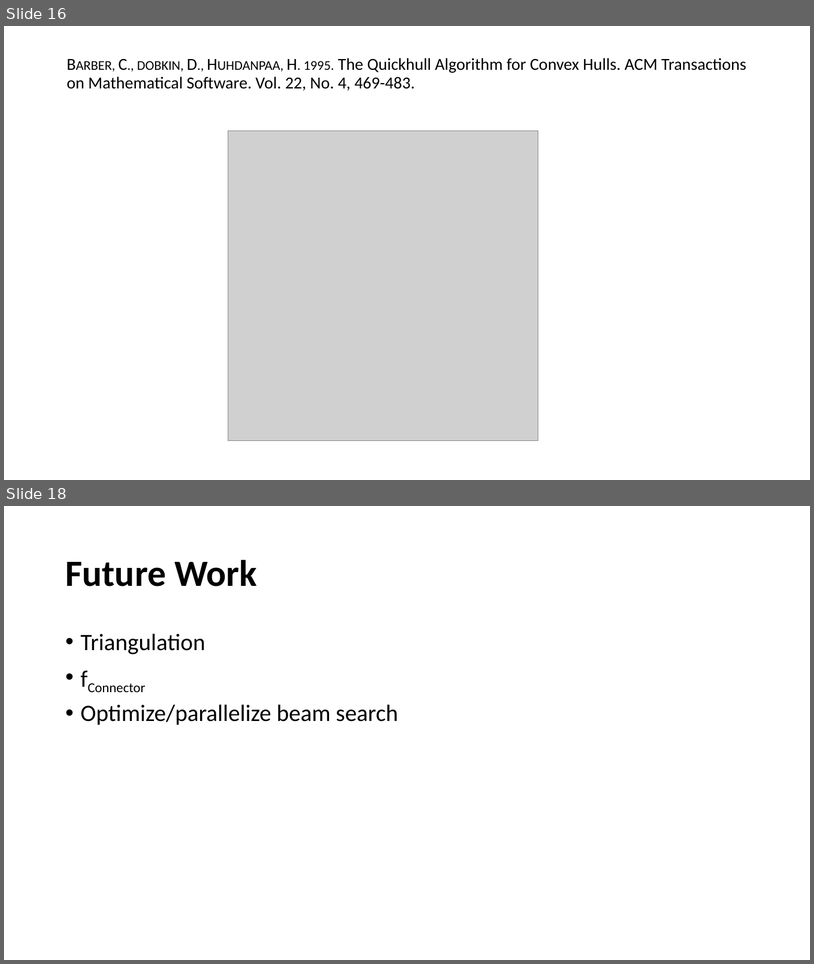
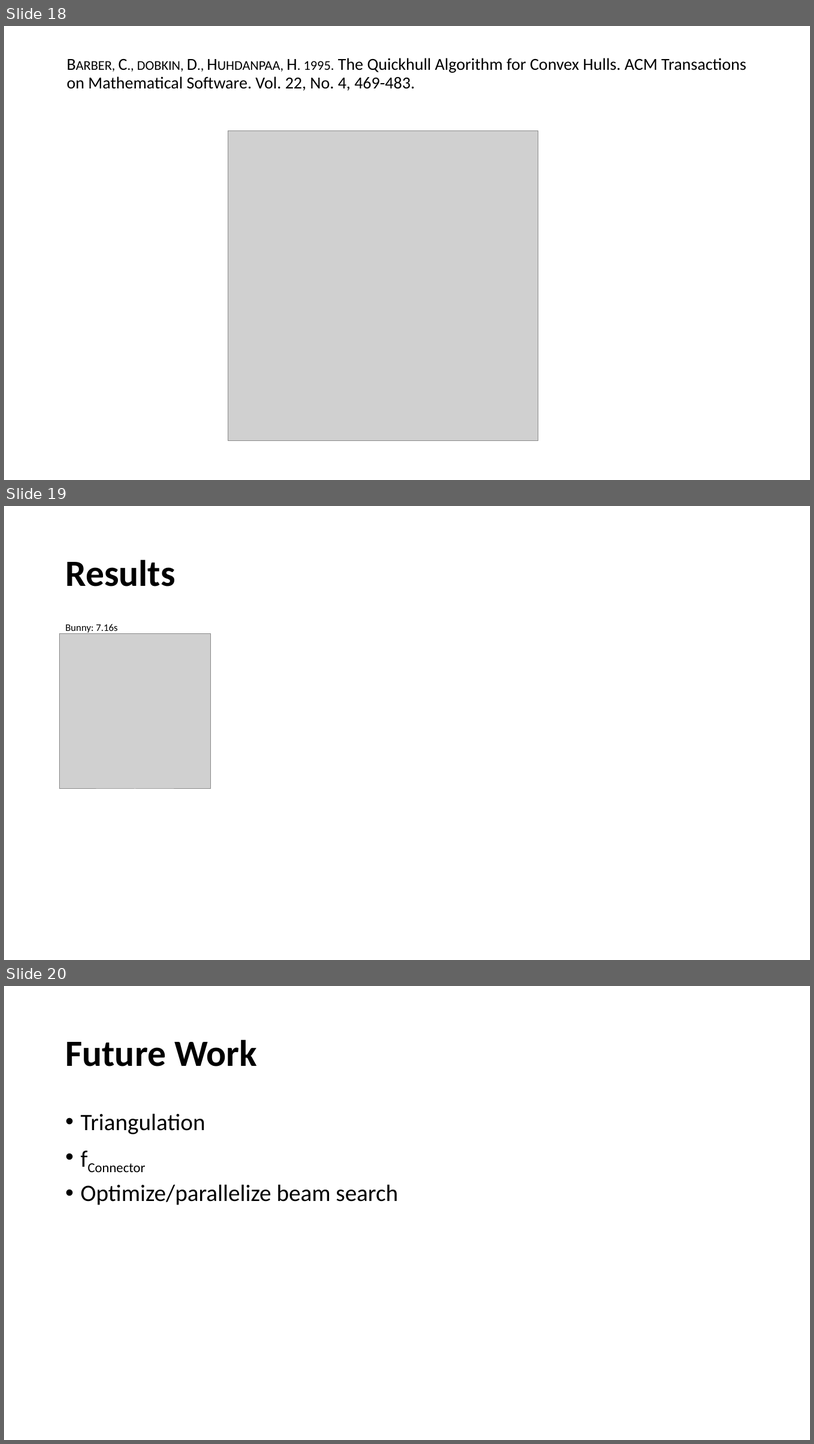
Before and after one commit to JasonKraft/acg_final, a slide deck: presentation/Presentation.pptx. Shown one above the other, each under a label of ours: slides 16 and 18 before the commit, slides 18, 19 and 20 after it; the slides between them are not shown. The pictures are 814x964 and 814x1444 pixels, drawn with LibreOffice and Linux fonts; fonts in the diff are those of the drawing; grey boxes stand for pictures. Boxes give left, top, right and bottom in pixels: in the first picture for what was removed or moved away, otherwise in the second. Text is boxed around its words. In the diff, an @@ line names an element or a change of style, - is before the commit and + after.

```diff
--- a/presentation/Presentation.pptx
+++ b/presentation/Presentation.pptx
@@ slide 19 added at [4,506,810,960], background #FFFFFF @@
@@ title added at [65,559,175,586], 44 pt, text #000000, bold @@
+Results
@@ text added at [65,624,117,633], 12 pt, text #000000 @@
+Bunny: 7.16s
@@ picture added at [60,634,211,789] @@
@@ what was slide 16 is now slide 18 @@
@@ what was slide 18 is now slide 20 @@
```
Also in this commit, not shown: 2 slides changed, 2 other slides added, 1 slide removed, 1 other file.
